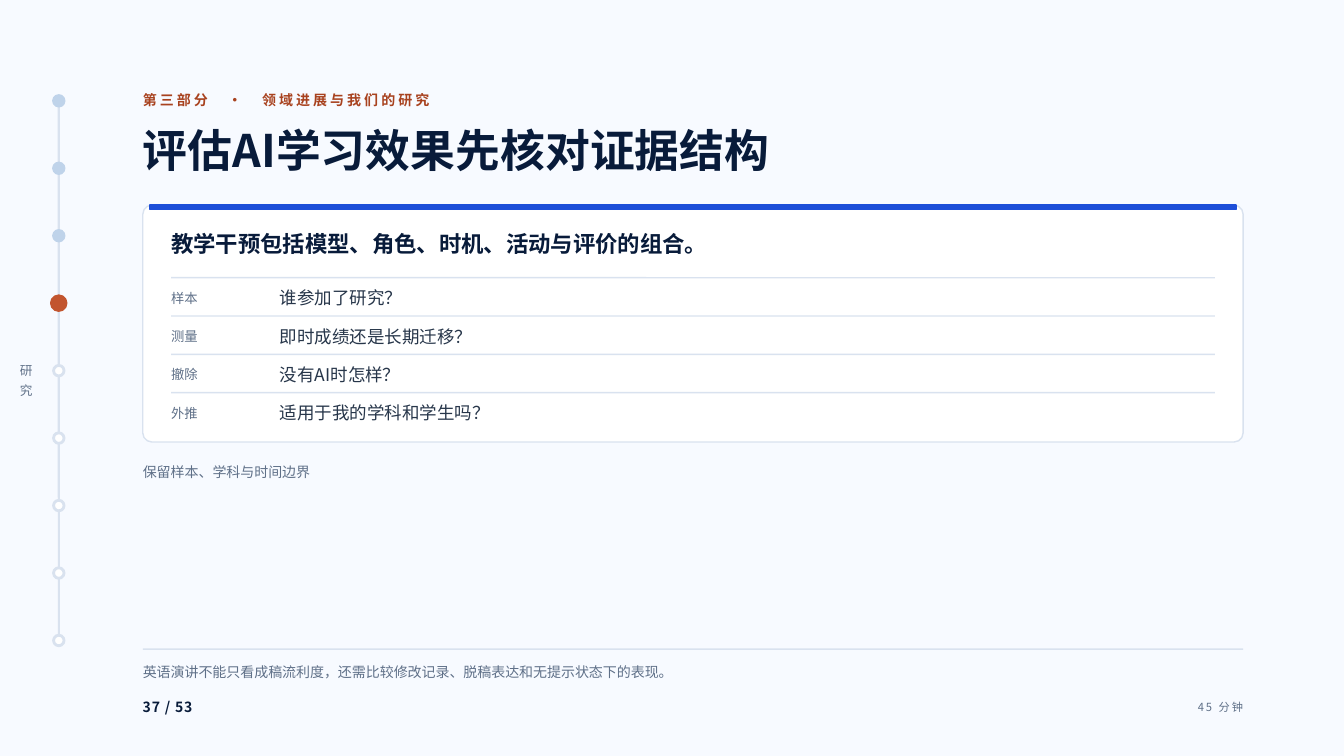
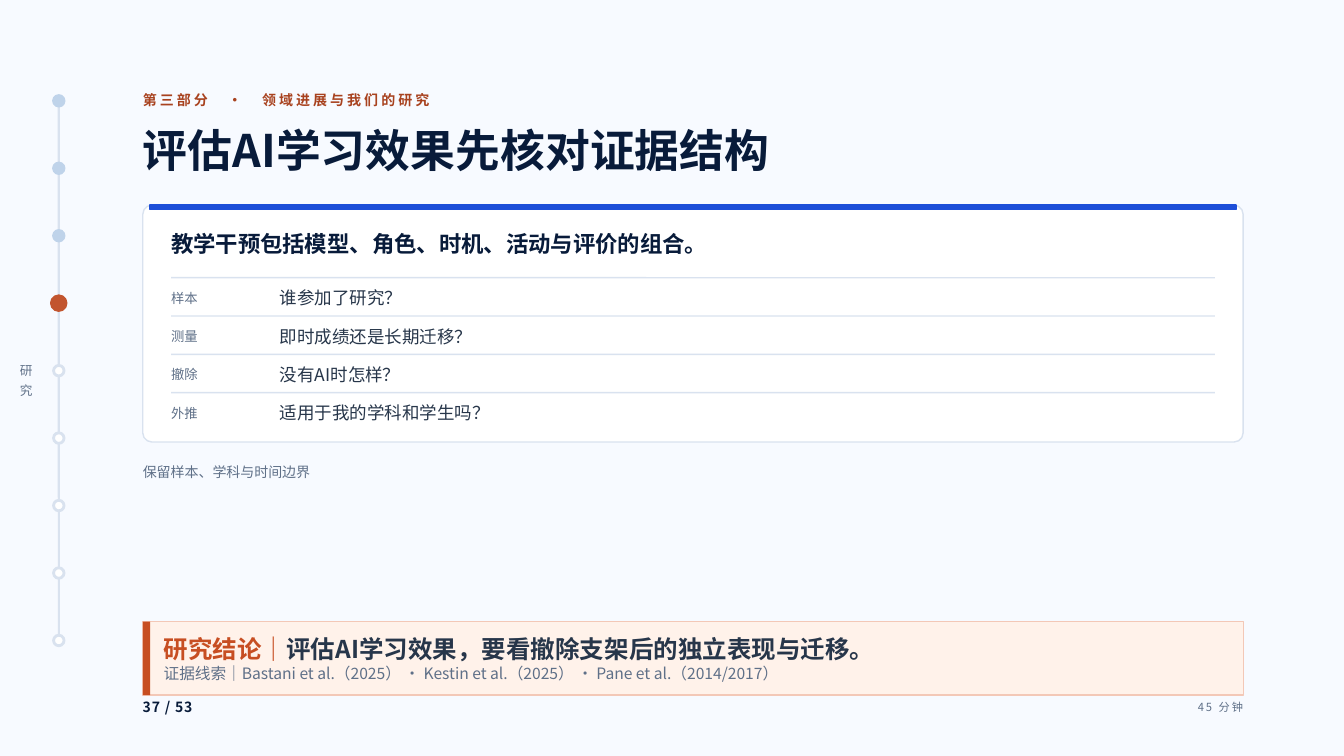
Before and after one commit to tonyxinvip/slides, a slide deck: slide 37 of student-ai-cognitive-division-2026/downloads/student-ai-cognitive-division-2026.pptx. Drawn at 1344x756 pixels with LibreOffice and Linux fonts; fonts in the diff are those of the drawing. Boxes give left, top, right and bottom in pixels: in the first picture for what was removed or moved away, otherwise in the second. Text is boxed around its words. In the diff, an @@ line names an element or a change of style, - is before the commit and + after.

```diff
--- a/student-ai-cognitive-division-2026/downloads/student-ai-cognitive-division-2026.pptx
+++ b/student-ai-cognitive-division-2026/downloads/student-ai-cognitive-division-2026.pptx
@@ rectangle "研究结论｜评估AI学习效果，要看撤除支架后的独立表现与迁移。": place and size @@
-rectangle "研究结论｜评估AI学习效果，要看撤除支架后的独立表现与迁移。" at [143, 665, 673, 678]
+rectangle "研究结论｜评估AI学习效果，要看撤除支架后的独立表现与迁移。" at [143, 622, 1244, 696]
@@ rectangle "研究结论｜评估AI学习效果，要看撤除支架后的独立表现与迁移。" at [143, 622, 1244, 696]: vertical alignment top to middle; fill none to #FFF2EA; outline none to #F3C8B7 0.75 pt @@
@@ rectangle added at [143, 622, 150, 696], fill #C74E22 @@
@@ text in rectangle at [164, 636, 875, 682]: text changed; size 10 to 11.2 pt @@
-英语演讲不能只看成稿流利度，还需比较修改记录、脱稿表达和无提示状态下的表现。
+研究结论｜评估AI学习效果，要看撤除支架后的独立表现与迁移。
+证据线索｜Bastani et al.（2025） · Kestin et al.（2025） · Pane et al.（2014/2017）
```
Also in this commit, not shown: 25 other slides changed, 57 other files.
